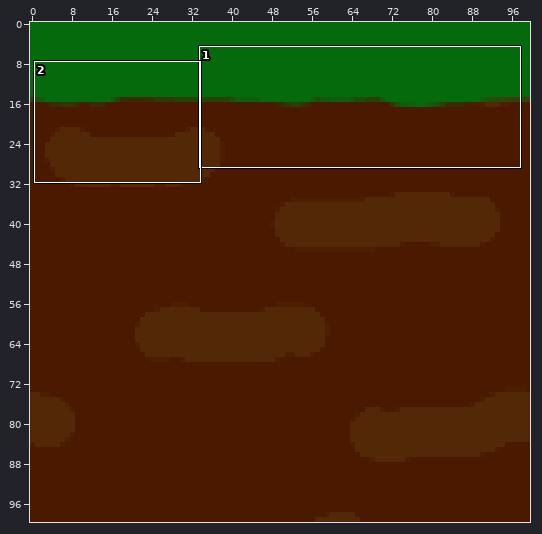
File history of a sprite sheet, game/tiles/dirt.png. Above, an overview of the earlier version with the close-up marked.
Close-up. Earlier state:
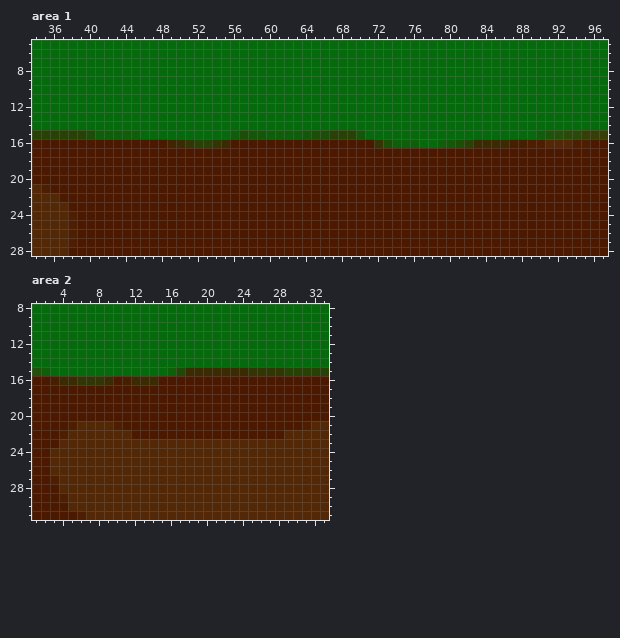
The file is 100x100 pixels. Colours within 5 levels of each other are drawn and written as one. Shown: area 1: x 34..97, y 5..28; area 2: x 1..33, y 8..31.
After the commit:
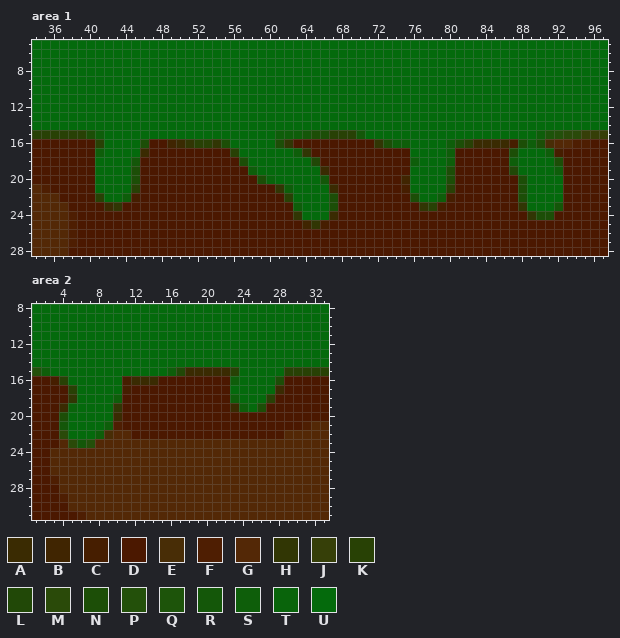
Palette (. is transparent): A #3a2b02  B #402501  C #461e00  D #4b1800  E #482d06  F #4e1e02  G #532806  H #313604  J #363f08  K #284105  L #214807  M #2a4a09  N #1c4e07  P #23500a  Q #1d540a  R #145709  S #0e5e0a  T #09640b  U #046a0c
Difference:
Changed rows in their new state; - is an unchanged pixel.
Area 1:
first column x 41:
15 -UUUU----------UUUUU--------------------------------
16 KUUUUN--------NUUUUUNH-------------U--US-------NSNE-
17 SUUUUA---------KUUUUUUSH-----------UUUUS------NUUUSC
18 UUUUR-----------NUUUUUUUL----------SUUUS------SUUUUN
19 UUUUN------------SUUUUUUUA---------UUUUN------LUUUUS
20 UUUUN-------------NTUUUUUR--------BUUUUN-------NUUUU
21 UUUUK---------------HSUUUUA-------CUUUUK-------NUUUU
22 KUUSC----------------KUUUUN--------NUUSC-------NUUUU
23 -AH-------------------SUUUN---------HKC--------HUUUR
24 ----------------------HUUUA---------------------HNN-
25 -----------------------BHC--------------------------
Area 2:
first column x 4:
15 -------------------KUUUUU
16 KUUUUUU------------SUUUUN
17 -KUUUUUC-----------UUUUUA
18 -HUUUUS------------SUUUK-
19 ATUUUUH------------ASUN--
20 NUUUUUA------------------
21 RUUUUS-------------------
22 MUUUSE-------------------
23 -MRP---------------------
